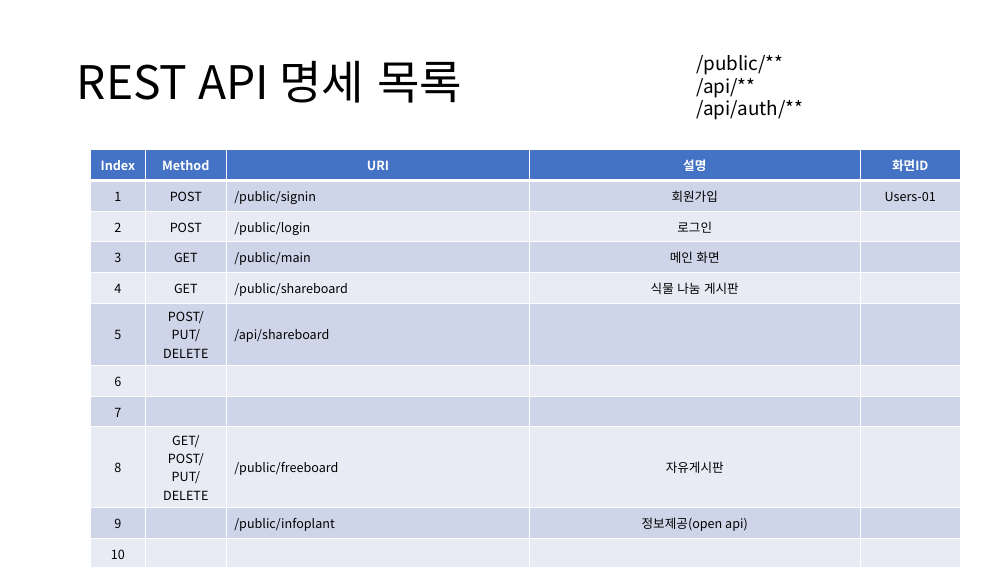
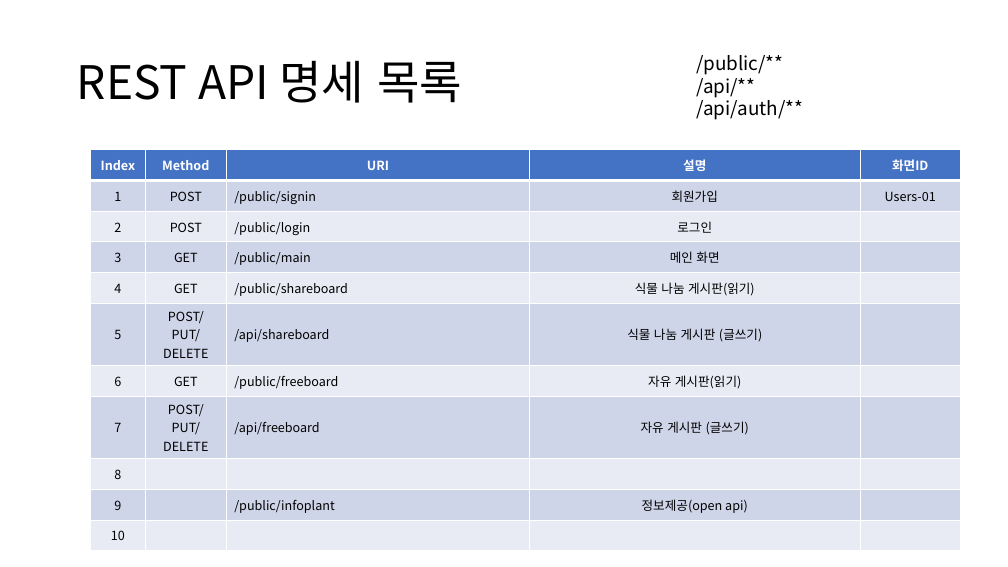
Before and after one commit to waterkyeong/miniproject-back, a slide deck: slide 16 of 빅데이터프로젝트계획서_3팀_식물육성.pptx (slide 17 before the commit). Drawn at 1008x567 pixels with LibreOffice and Linux fonts; fonts in the diff are those of the drawing. Boxes give left, top, right and bottom in pixels: in the first picture for what was removed or moved away, otherwise in the second. Text is boxed around its words. In the diff, an @@ line names an element or a change of style, - is before the commit and + after.

```diff
--- a/빅데이터프로젝트계획서_3팀_식물육성.pptx
+++ b/빅데이터프로젝트계획서_3팀_식물육성.pptx
@@ table at (91, 150, 960, 544) @@
-row 5, column 4: 식물 나눔 게시판
+row 5, column 4: 식물 나눔 게시판(읽기)
-row 6, column 4: 
+row 6, column 4: 식물 나눔 게시판 (글쓰기)
-row 7: 6 |  |  |  | 
+row 7: 6 | GET | /public/freeboard | 자유 게시판(읽기) | 
-row 8: 7 |  |  |  | 
+row 8: 7 | POST/PUT/DELETE | /api/freeboard | 자유 게시판 (글쓰기) | 
-row 9: 8 | GET/POST/PUT/DELETE | /public/freeboard | 자유게시판 | 
+row 9: 8 |  |  |  | 
```
Also in this commit, not shown: 1 other slide changed, 1 slide removed, 21 other files.
